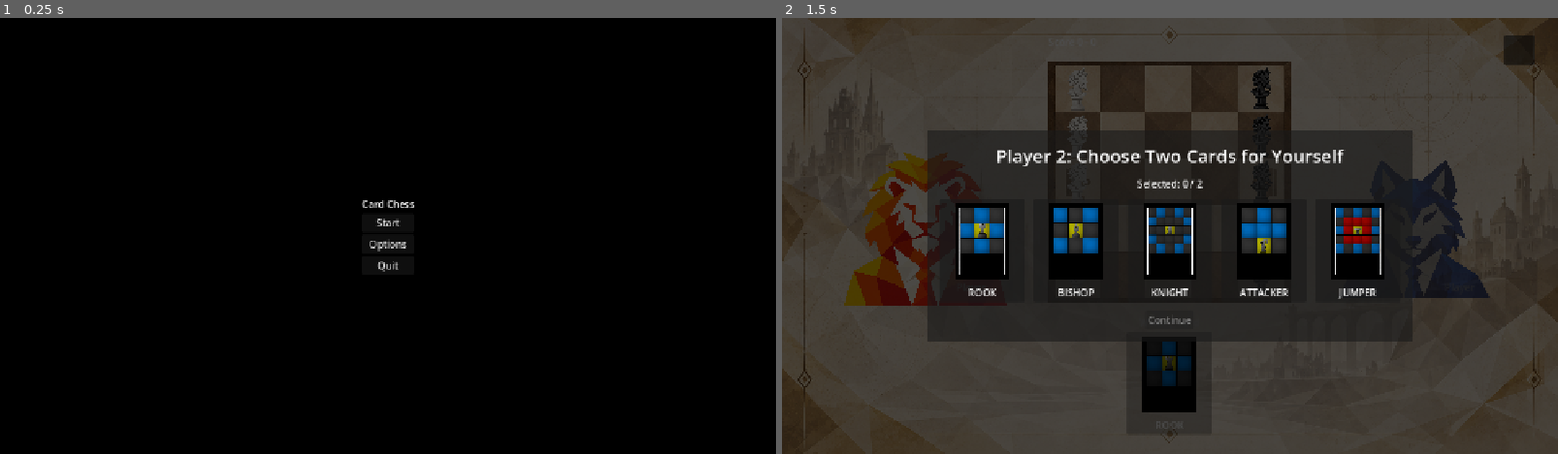
Above: before the commit, frames 1-2 (left to right).
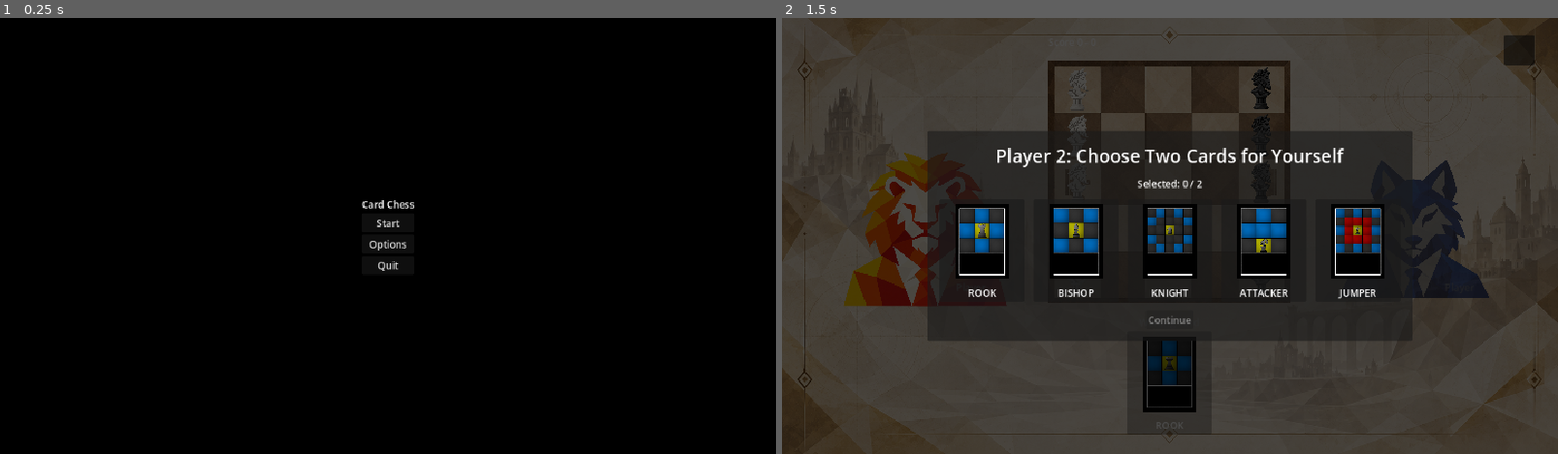
Above: after the commit, the same moments.

Repository: ryanh6/cardChess
Game: Godot game, scene res://scenes/main.tscn
Same seed, same stepped clock (60 frames per second), same inputs: the game is played once before the commit and once after it. The project has no main scene, so this scene is started directly.
Inputs (mouse positions are in pixels of both pictures, inside the frame that each line leads up to):
- Up to frame 1 (0.25 s): no input
- Up to frame 2 (1.5 s): click "Start" at 0.5 s; click (1076, 87) at 1.25 s

The runs differ from the first frame. In frame 1, 0.2% of the frame differs, in the area x 46-54%, y 41-59%; in frame 2, 2.8%, in the area x 0-100%, y 0-98%.

Commit message:
Full rect to adapt to screen size changes
changed various screens to full rect to adapt to screen size changes

Diff:
--- a/scenes/main.tscn
+++ b/scenes/main.tscn
@@ -9,13 +9,20 @@
 
 [node name="Main" type="Control" unique_id=2133621328]
 layout_mode = 3
-anchors_preset = 0
+anchors_preset = 15
+anchor_right = 1.0
+anchor_bottom = 1.0
+grow_horizontal = 2
+grow_vertical = 2
 script = ExtResource("1_sugp2")
 
 [node name="Screens" type="Control" parent="." unique_id=818080039]
-anchors_preset = 0
-offset_right = 1280.0
-offset_bottom = 720.0
+layout_mode = 1
+anchors_preset = 15
+anchor_right = 1.0
+anchor_bottom = 1.0
+grow_horizontal = 2
+grow_vertical = 2
 
 [node name="TitleScreen" parent="Screens" unique_id=1177297141 instance=ExtResource("2_tefeu")]
 unique_name_in_owner = true
--- a/scenes/screens/draftScreen.tscn
+++ b/scenes/screens/draftScreen.tscn
@@ -13,9 +13,12 @@
 script = ExtResource("1_f6ian")
 
 [node name="TransparantBackground" type="ColorRect" parent="." unique_id=1477838075]
-layout_mode = 0
-offset_right = 1280.0
-offset_bottom = 720.0
+layout_mode = 1
+anchors_preset = 15
+anchor_right = 1.0
+anchor_bottom = 1.0
+grow_horizontal = 2
+grow_vertical = 2
 color = Color(0, 0, 0, 0.7019608)
 
 [node name="Center" type="CenterContainer" parent="." unique_id=1976559525]
--- a/scenes/screens/gameScreen.tscn
+++ b/scenes/screens/gameScreen.tscn
@@ -18,9 +18,12 @@
 script = ExtResource("1_wkxm6")
 
 [node name="TextureRect" type="TextureRect" parent="." unique_id=1737016141]
-layout_mode = 0
-offset_right = 1280.0
-offset_bottom = 720.0
+layout_mode = 1
+anchors_preset = 15
+anchor_right = 1.0
+anchor_bottom = 1.0
+grow_horizontal = 2
+grow_vertical = 2
 texture = ExtResource("2_443wr")
 expand_mode = 1
 
--- a/scripts/interface/cardInterface.gd
+++ b/scripts/interface/cardInterface.gd
@@ -10,6 +10,9 @@
 @onready var border: Panel = %SelectedBorder
 
 func _ready() -> void:
+	get_window().min_size = Vector2i(960, 540)
+	get_window().mode = Window.MODE_FULLSCREEN
+
 	pressed.connect(onPressed)
 	refresh()
 
